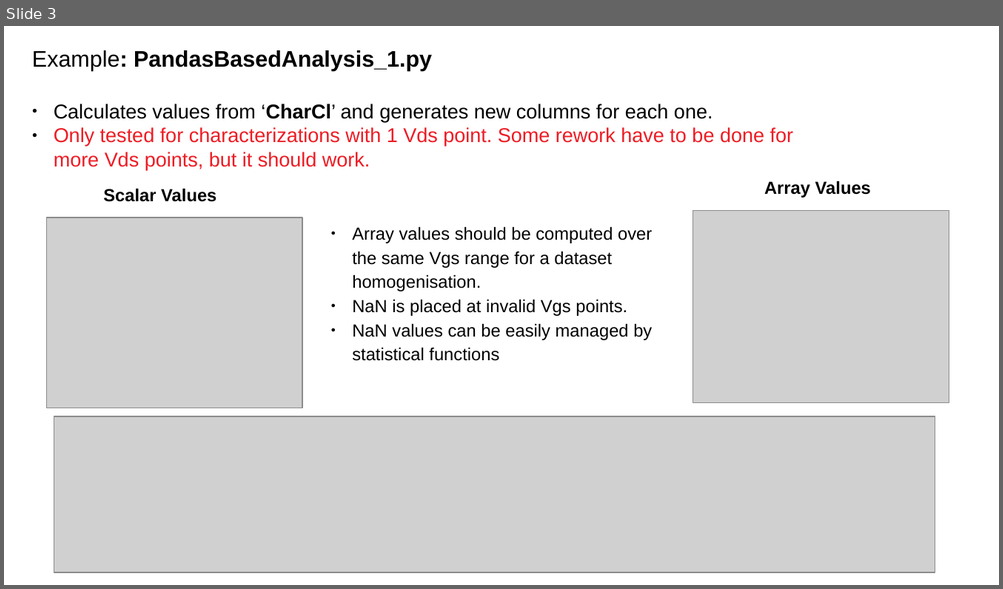
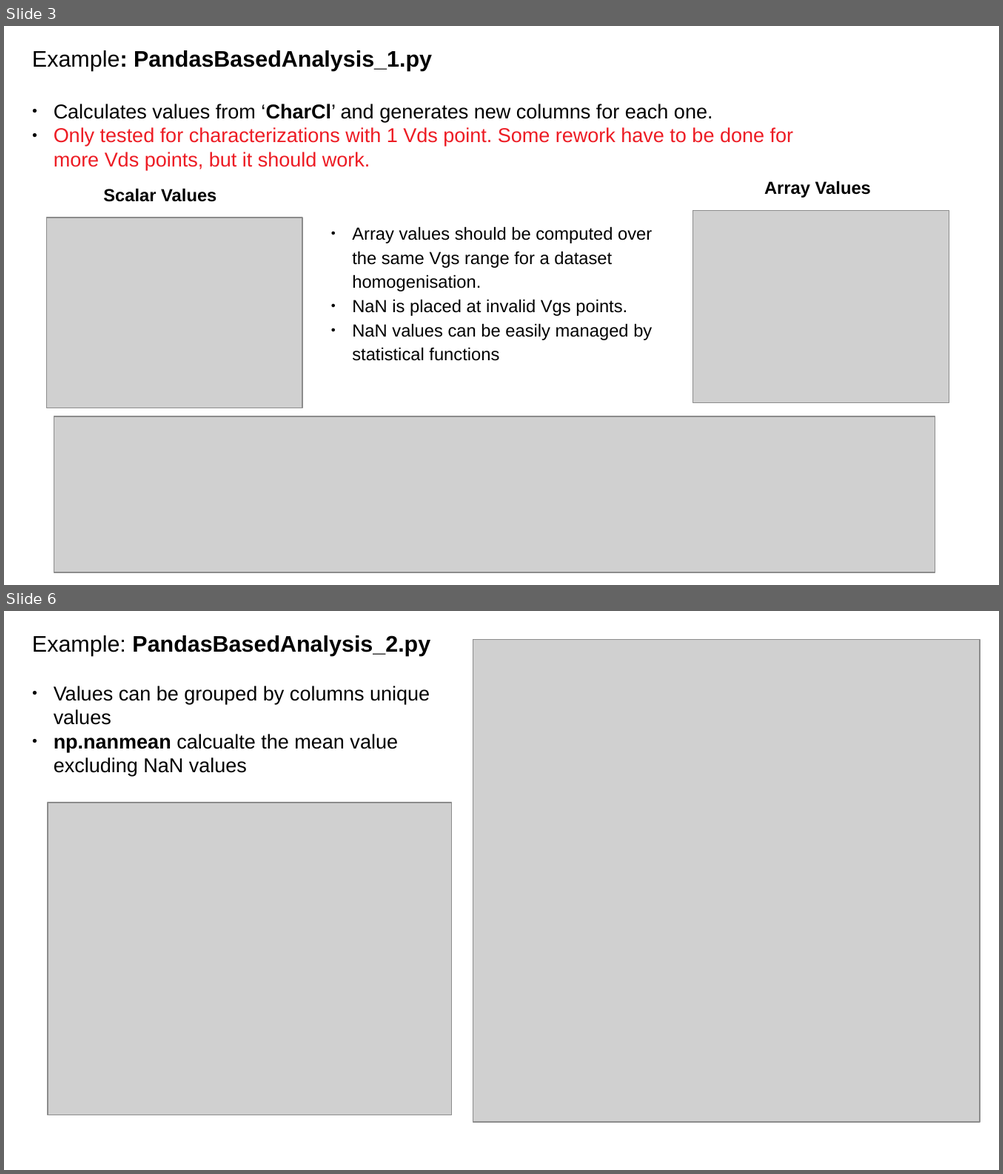
Before and after one commit to aguimera/PyGFETdb, a slide deck: Examples/Examples_doc.odp. Shown one above the other, each under a label of ours: slide 3 before the commit, slides 3 and 6 after it; the slides between them are not shown. The pictures are 1003x589 and 1003x1174 pixels, drawn with LibreOffice and Linux fonts; fonts in the diff are those of the drawing; grey boxes stand for pictures. Boxes give left, top, right and bottom in pixels: in the first picture for what was removed or moved away, otherwise in the second. Text is boxed around its words. In the diff, an @@ line names an element or a change of style, - is before the commit and + after.

Commit message:
add examples

```diff
--- a/Examples/Examples_doc.odp
+++ b/Examples/Examples_doc.odp
@@ slide 6 added at [4, 611, 999, 1170], background #FFFFFF @@
@@ text added at [32, 635, 430, 776], 16 pt, text #000000 @@
+Example: PandasBasedAnalysis_2.py
+● Values can be grouped by columns unique values
+● np.nanmean calcualte the mean value excluding NaN values
@@ picture added at [473, 639, 979, 1122] @@
@@ picture added at [48, 803, 452, 1116] @@
```
Also in this commit, not shown: 1 slide changed, 3 other slides added, 4 other files.
